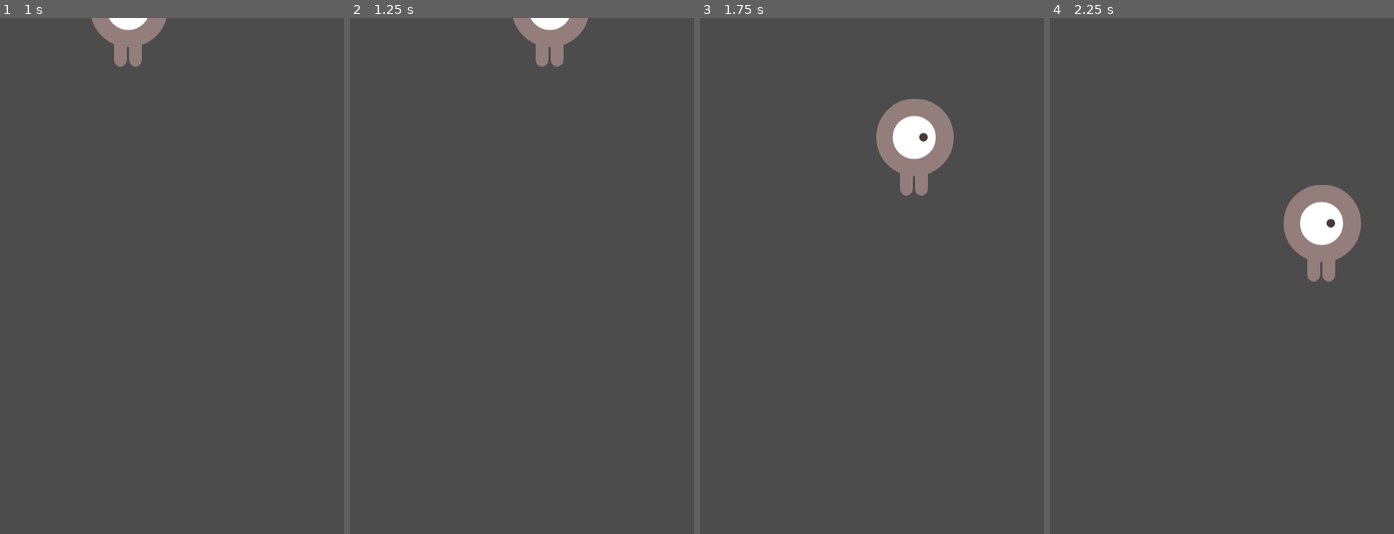
Above: before the commit, frames 1-4 (left to right).
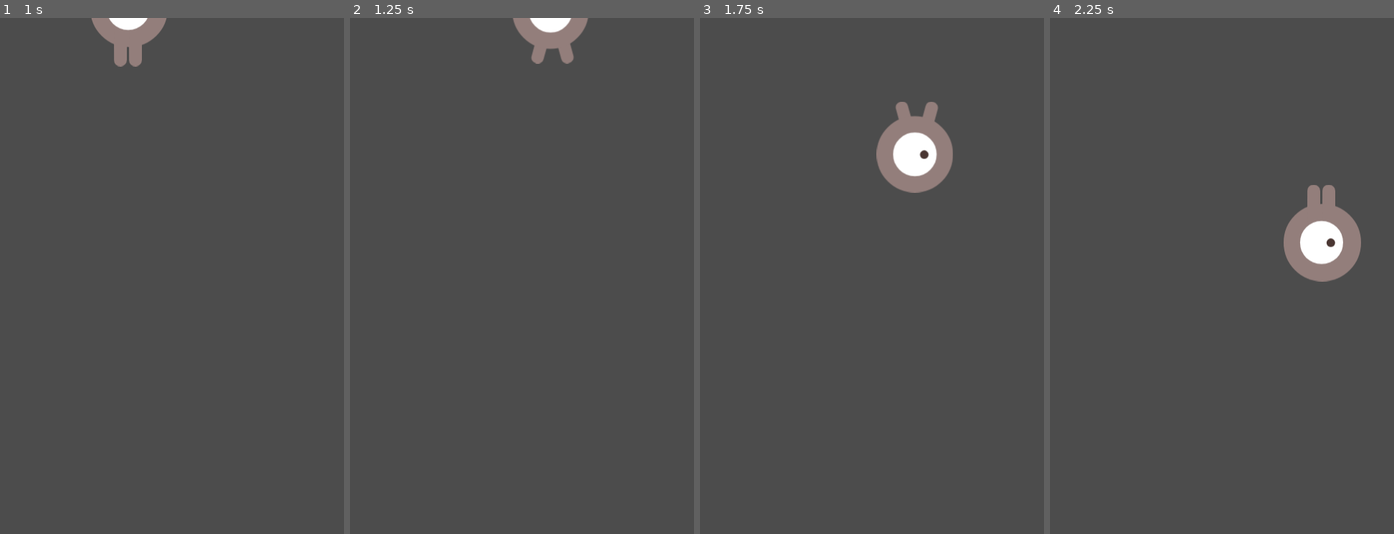
Above: after the commit, the same moments.

Repository: Glutch/Godot-Dodge
Game: Godot game, scene res://Scenes/World.tscn
Two runs of this game, one before a commit and one after it. Both use one fixed random seed, a clock stepped at 60 frames per second and the inputs below.
Inputs:
- Up to frame 1 (1 s): tap Enter at 0.5 s; hold Right (ui_right) from 0.53 s (still down)
- Up to frame 2 (1.25 s): keep holding Right (ui_right)
- Up to frame 3 (1.75 s): release Right (ui_right) at 1.28 s; hold Down (ui_down) from 1.28 s (still down)
- Up to frame 4 (2.25 s): release Down (ui_down) at 2.03 s; hold Right (ui_right) from 2.03 s (still down)

Frame 1 is identical in both runs. In frame 2, 0.4% of the frame differs, in the area x 47-69%, y 0-10%; in frame 3, 2.0%; in frame 4, 2.1%, in the area x 67-91%, y 32-52%.

Commit message:
added movement and animations

Diff:
--- a/Scripts/Player.gd
+++ b/Scripts/Player.gd
@@ -8,17 +8,27 @@
 	screenSize = get_viewport_rect().size
 
 func _process(delta):
+	move(delta)
+
+func move(delta):
 	velocity = Vector2()
 	if Input.is_action_pressed("ui_right"):
 		velocity.x += 1
+		$AnimatedSprite.flip_h = false
 	if Input.is_action_pressed("ui_left"):
 		velocity.x -= 1
+		$AnimatedSprite.flip_h = true
 	if Input.is_action_pressed("ui_down"):
+		$AnimatedSprite.flip_v = true
 		velocity.y += 1
 	if Input.is_action_pressed("ui_up"):
+		$AnimatedSprite.flip_v = false
 		velocity.y -= 1
 	if velocity.length() > 0:
+		$AnimatedSprite.play()
 		velocity = velocity.normalized() * SPEED
+	else:
+		$AnimatedSprite.stop()
 
 	position += velocity * delta
 	position.x = clamp(position.x, 0, screenSize.x)
